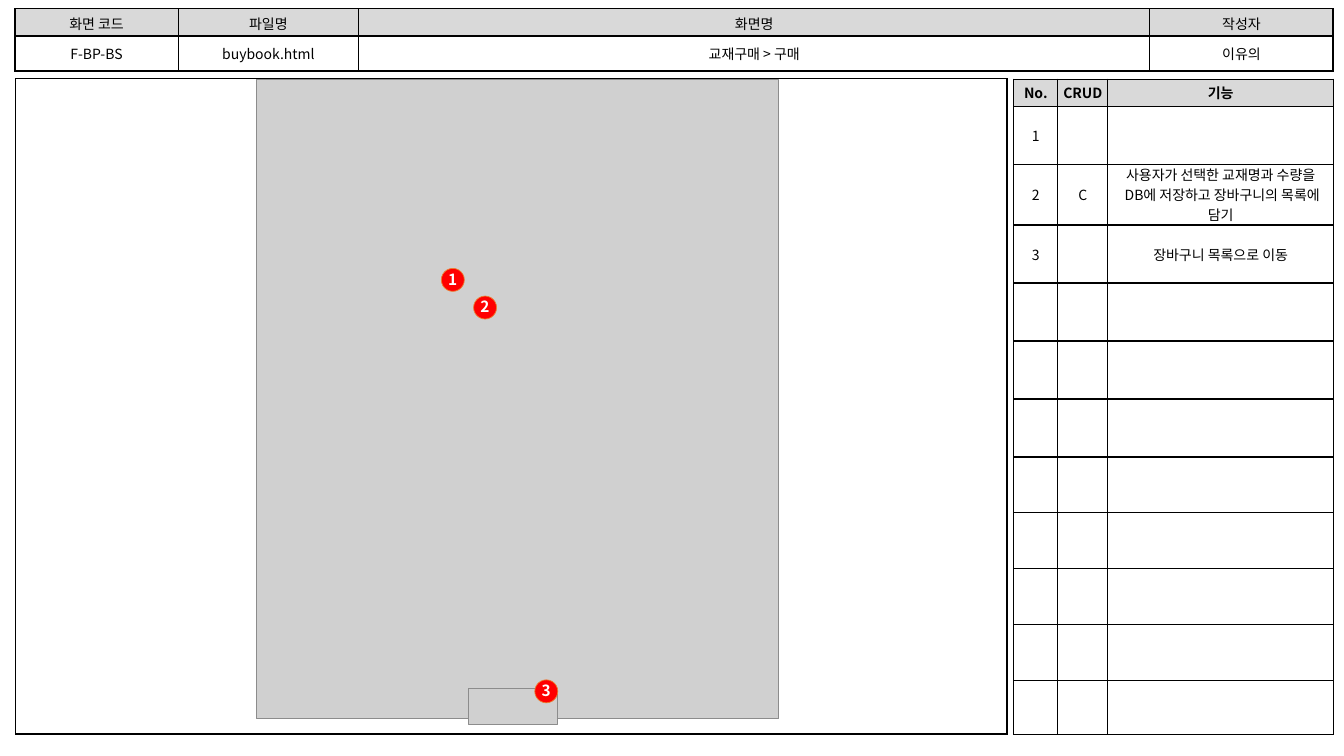
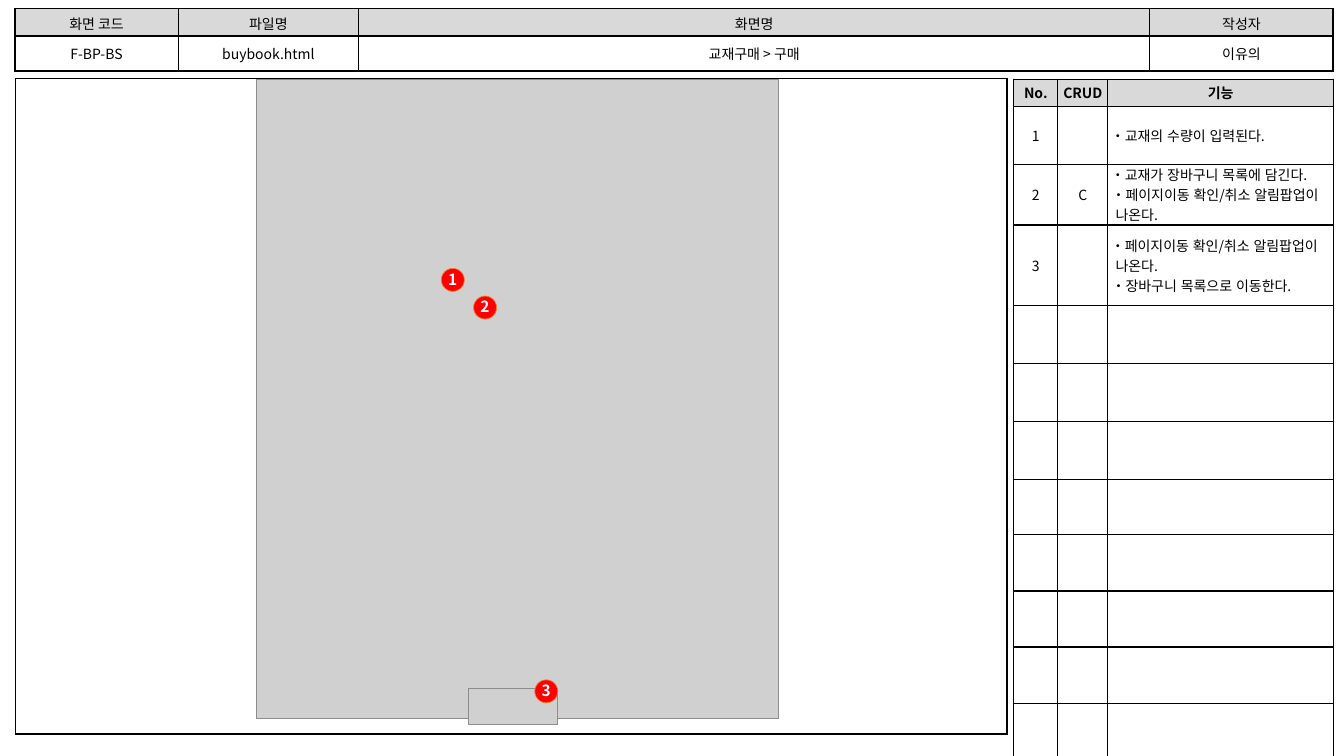
Before and after one commit to index506/cosmo6th_3thGroup, a slide deck: slide 1 of 3rd_Project/Member/Lee/기능,화면,테스트 문서/3th_Project_화면 설계도(이유의).pptx. Drawn at 1344x756 pixels with LibreOffice and Linux fonts; fonts in the diff are those of the drawing; grey boxes stand for pictures. Boxes give left, top, right and bottom in pixels: in the first picture for what was removed or moved away, otherwise in the second. Text is boxed around its words. In the diff, an @@ line names an element or a change of style, - is before the commit and + after.

```diff
--- a/3rd_Project/Member/Lee/기능,화면,테스트 문서/3th_Project_화면 설계도(이유의).pptx
+++ b/3rd_Project/Member/Lee/기능,화면,테스트 문서/3th_Project_화면 설계도(이유의).pptx
@@ table at (1014, 80, 1335, 733) @@
-row 2, column 3: 
+row 2, column 3: ・교재의 수량이 입력된다.
-row 3, column 3: 사용자가 선택한 교재명과 수량을 / DB에 저장하고 장바구니의 목록에 담기
+row 3, column 3: ・교재가 장바구니 목록에 담긴다. / ・페이지이동 확인/취소 알림팝업이 / 나온다.
-row 4, column 3: 장바구니 목록으로 이동
+row 4, column 3: ・페이지이동 확인/취소 알림팝업이 / 나온다. / ・장바구니 목록으로 이동한다.
```
Also in this commit, not shown: 8 other slides changed, 2 other files.
